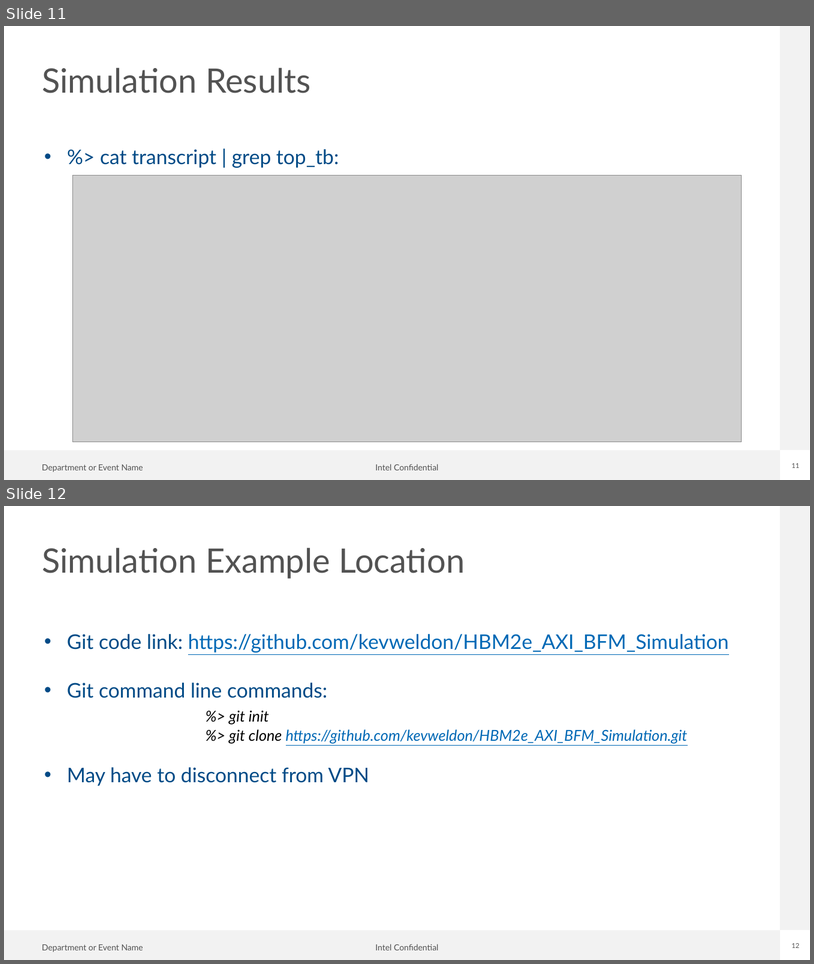
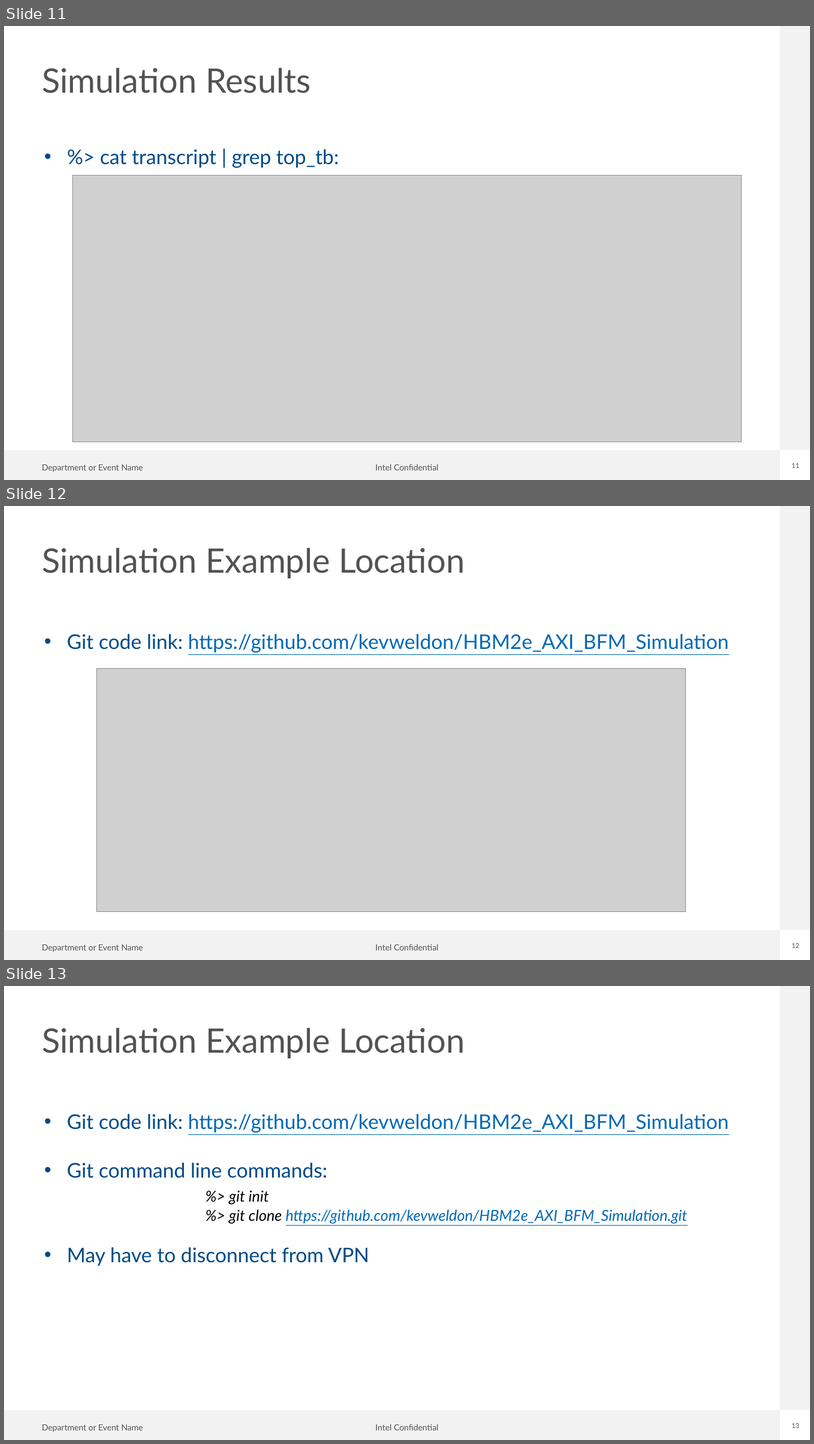
Before and after one commit to kevweldon/HBM2e_AXI_BFM_Simulation, a slide deck: HBM2e Simulation Using an AXI BFM.pptx. Shown one above the other, each under a label of ours: slides 11 and 12 before the commit, slides 11, 12 and 13 after it. The pictures are 814x964 and 814x1444 pixels, drawn with LibreOffice and Linux fonts; fonts in the diff are those of the drawing; grey boxes stand for pictures; background and template pictures are left out. Boxes give left, top, right and bottom in pixels: in the first picture for what was removed or moved away, otherwise in the second. Text is boxed around its words. In the diff, an @@ line names an element or a change of style, - is before the commit and + after.

```diff
--- a/HBM2e Simulation Using an AXI BFM.pptx
+++ b/HBM2e Simulation Using an AXI BFM.pptx
@@ slide 12 added at bbox=[4, 506, 810, 960], background #FFFFFF; not listed: 5 template elements that a slide beside it also shows @@
@@ title added at bbox=[42, 547, 465, 579], 40 pt, text #525252 @@
+Simulation Example Location
@@ text added at bbox=[67, 634, 729, 652], 24 pt, text #0068B5, underline @@
+• Git code link: https://github.com/kevweldon/HBM2e_AXI_BFM_Simulation
@@ picture added at bbox=[96, 668, 686, 912] @@
@@ what was slide 12 is now slide 13 @@
```
